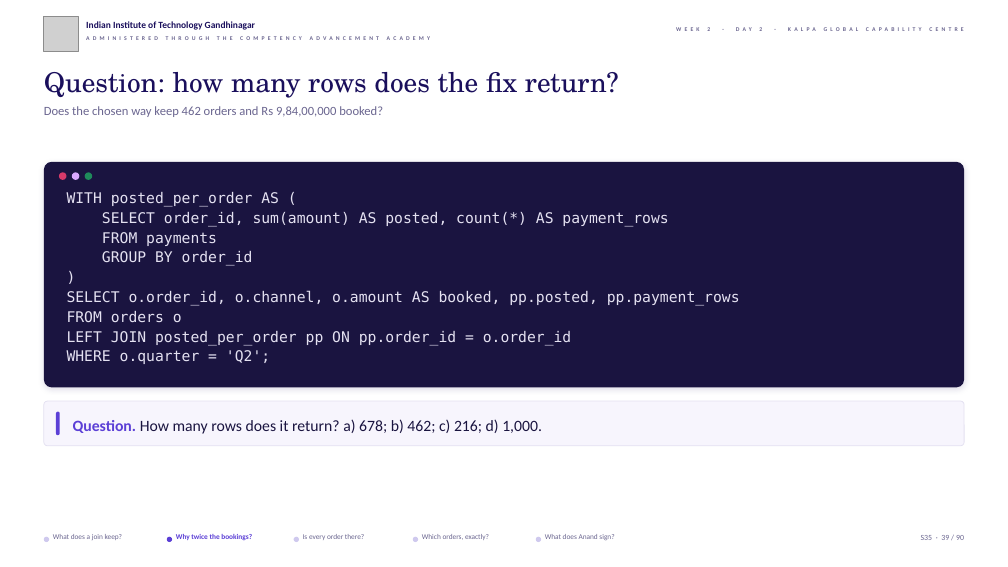
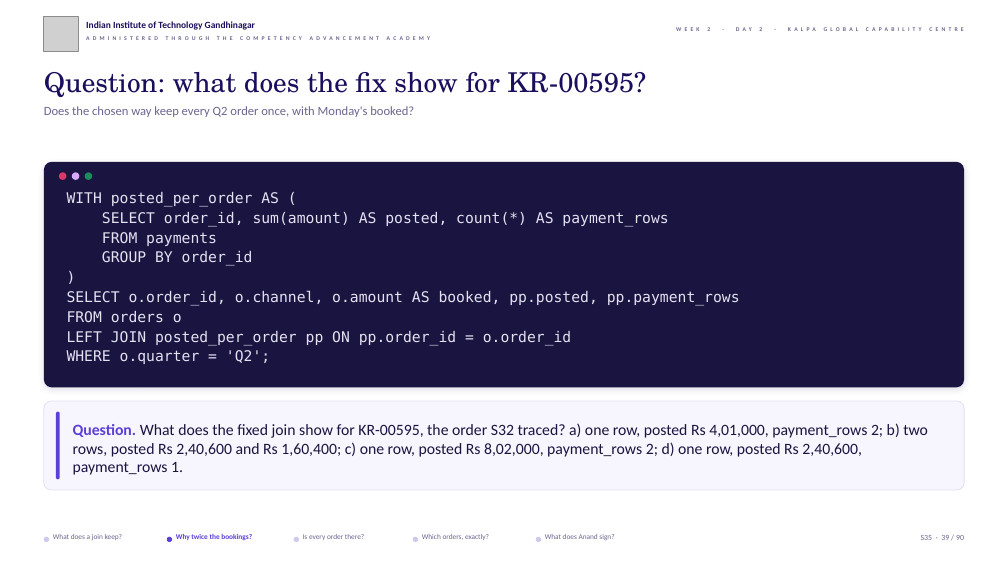
Before and after one commit to fde-academy-lab/c2-content-factory, a slide deck: slide 39 of content/W02/D2/slides/C2_W02_D02_half1_STUDENT.pptx. Drawn at 1008x567 pixels with LibreOffice and Linux fonts; fonts in the diff are those of the drawing; grey boxes stand for pictures; background and template pictures are left out. Boxes give left, top, right and bottom in pixels: in the first picture for what was removed or moved away, otherwise in the second. Text is boxed around its words. In the diff, an @@ line names an element or a change of style, - is before the commit and + after.

```diff
--- a/content/W02/D2/slides/C2_W02_D02_half1_STUDENT.pptx
+++ b/content/W02/D2/slides/C2_W02_D02_half1_STUDENT.pptx
@@ text at [44,72,646,97]: text changed @@
-Question: how many rows does the fix return?
+Question: what does the fix show for KR-00595?
@@ text at [44,106,414,117]: text changed @@
-Does the chosen way keep 462 orders and Rs 9,84,00,000 booked?
+Does the chosen way keep every Q2 order once, with Monday's booked?
@@ rounded rectangle: place and size @@
-rounded rectangle at [44,401,964,445]
+rounded rectangle at [44,401,964,490]
@@ rounded rectangle: place and size @@
-rounded rectangle at [56,412,60,436]
+rounded rectangle at [56,412,60,480]
@@ text at [73,423,928,475]: text changed @@
-Question. How many rows does it return? a) 678; b) 462; c) 216; d) 1,000.
+Question. What does the fixed join show for KR-00595, the order S32 traced? a) one row, posted Rs 4,01,000, payment_rows 2; b) two rows, posted Rs 2,40,600 and Rs 1,60,400; c) one row, posted Rs 8,02,000, payment_rows 2; d) one row, posted Rs 2,40,600, payment_rows 1.
```
Also in this commit, not shown: 13 other slides changed, 34 other files.
